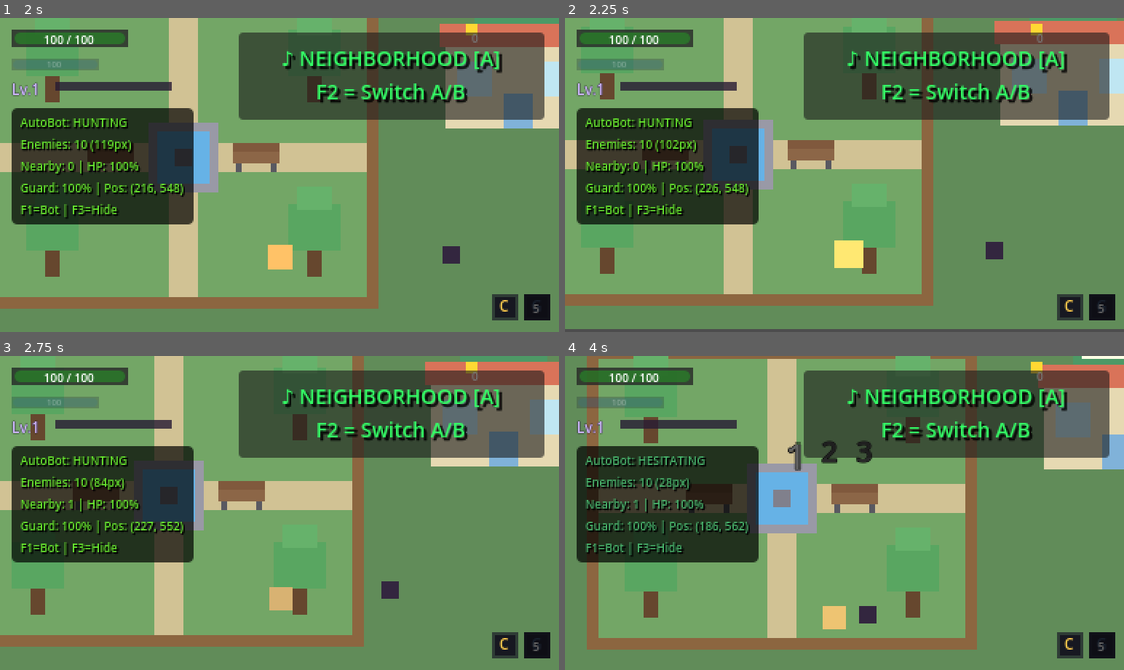
Above: before the commit, frames 1-4 (two rows, left to right).
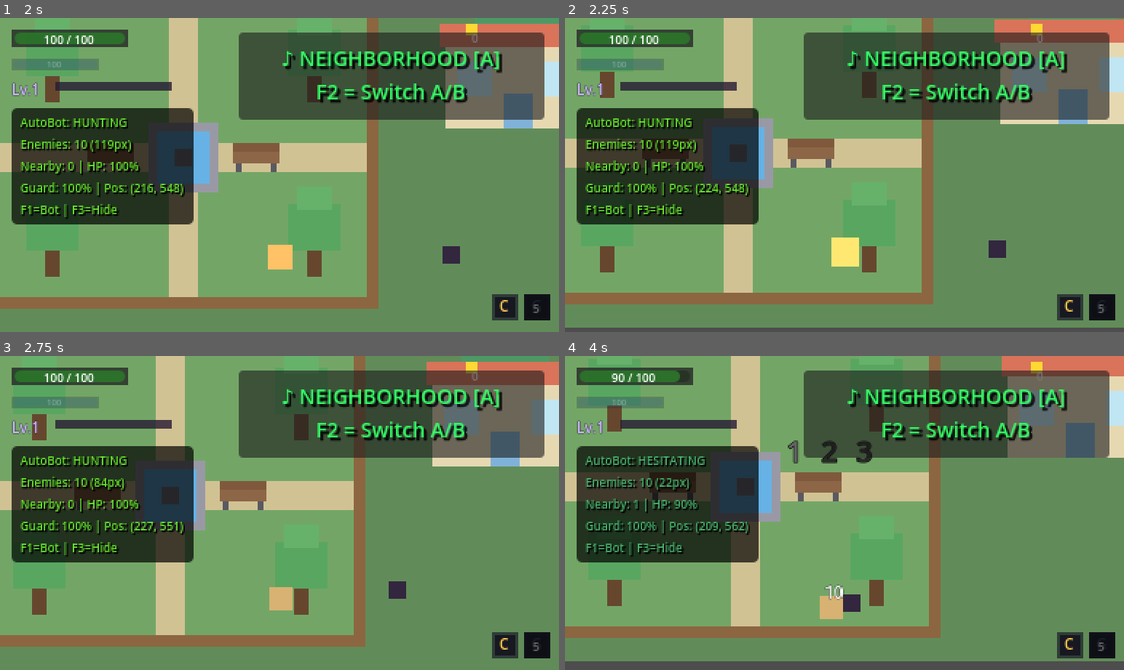
Above: after the commit, the same moments.

Repository: anthonyscry/momi-chronicles
Game: Godot game, scene res://ui/menus/title_screen.tscn
Same seed, same stepped clock (60 frames per second), same inputs: the game is played once before the commit and once after it.
Inputs (mouse positions are in pixels of both pictures, inside the frame that each line leads up to):
- Up to frame 1 (2 s): tap Enter (ui_accept) at 0.5, 0.77, 1.52 s; move the mouse to (402, 159) at 0.52 s; hold D (move_right) 0.53-1.28 s; hold Space (attack) 0.53-1.28 s; click (402, 159) at 0.67 s; move the mouse to (167, 190) at 1.27 s; hold S (move_down) from 1.28 s (still down); tap Space (attack) at 1.35 s
- Up to frame 2 (2.25 s): move the mouse to (900, 105) at 2.02 s; release S (move_down) at 2.03 s; hold D (move_right) from 2.03 s (still down); hold V (block) from 2.03 s (still down)
- Up to frame 3 (2.75 s): keep holding D (move_right); keep holding V (block); tap Space (attack) at 2.3 s
- Up to frame 4 (4 s): move the mouse to (816, 575) at 2.77 s; release D (move_right) at 2.78 s; release V (block) at 2.78 s; hold W (move_up) 2.78-3.53 s; tap Q (cycle_companion) at 2.85 s; click (816, 575) at 2.92 s; tap Enter (ui_accept) at 3.02, 3.77 s; tap Space (attack) at 3.05, 3.8 s; move the mouse to (1012, 560) at 3.52 s; hold A (move_left) from 3.53 s (still down); hold X (dodge) from 3.53 s (still down)

Frame 1 is identical in both runs. In frame 2, 2.5% of the frame differs, in the area x 0-100%, y 0-100%; in frame 3, 1.7%; in frame 4, 41%.

Commit message:
feat(polish): add combat juice effects
P1 Combat Feel Polish:
- Ground pound: shockwave ring, heavy shake, dust burst, ground cracks
- Charge attack: pulsing glow while charging, release flash/burst
- Parry: blue flash, spark burst, 'PARRY!' popup text
- Camera punch: quick zoom in/out on heavy hits
- Critical hits: bigger numbers with shake, red/gold styling, '!' suffix
- Enhanced damage numbers: outline, better scaling animation

Diff:
--- a/autoloads/effects_manager.gd
+++ b/autoloads/effects_manager.gd
@@ -118,6 +118,11 @@
 	Events.combo_completed.connect(_on_combo_completed)
 	Events.player_leveled_up.connect(_on_player_level_up)
 	Events.exp_gained.connect(_on_exp_gained)
+	# Combat juice - special abilities
+	Events.player_ground_pound_impact.connect(_on_ground_pound_impact)
+	Events.player_charge_started.connect(_on_charge_started)
+	Events.player_charge_released.connect(_on_charge_released)
+	Events.player_parried.connect(_on_parry_success)
 
 # =============================================================================
 # SPAWN EFFECTS
@@ -592,3 +597,291 @@
 	tween.tween_property(flash, "scale", Vector2(1.5, 1.5), 0.12)
 	tween.tween_property(flash, "modulate:a", 0.0, 0.12)
 	tween.chain().tween_callback(flash.queue_free)
+
+# =============================================================================
+# COMBAT JUICE - SPECIAL ABILITIES
+# =============================================================================
+
+## Ground pound impact - massive shockwave effect
+func _on_ground_pound_impact(damage: int, radius: float) -> void:
+	var player = get_tree().get_first_node_in_group("player")
+	if not player:
+		return
+
+	var pos = player.global_position
+
+	# Heavy screen shake
+	screen_shake(10.0, 0.35)
+
+	# Heavy hitstop
+	hitstop_heavy()
+
+	# Camera punch (zoom effect)
+	camera_punch(1.15, 0.2)
+
+	# Shockwave ring effect
+	_create_shockwave(pos, radius)
+
+	# Dust burst in all directions
+	for i in range(12):
+		var angle = i * TAU / 12
+		var dust_pos = pos + Vector2(cos(angle), sin(angle)) * 8
+		spawn_dust(dust_pos, Vector2(cos(angle), sin(angle)))
+
+	# Ground crack particles
+	_create_ground_crack_particles(pos)
+
+	# Screen flash
+	_flash_screen(Color(1, 0.8, 0.3, 0.3), 0.15)
+
+
+## Create expanding shockwave ring
+func _create_shockwave(pos: Vector2, radius: float) -> void:
+	# Create multiple expanding rings
+	for ring_idx in range(3):
+		var ring = _create_ring_sprite(pos)
+		var delay = ring_idx * 0.05
+		var target_scale = (radius / 10.0) * (1.0 + ring_idx * 0.3)
+
+		var tween = create_tween()
+		tween.tween_property(ring, "scale", Vector2(target_scale, target_scale), 0.4)\
+			.set_ease(Tween.EASE_OUT).set_trans(Tween.TRANS_QUAD).set_delay(delay)
+		tween.parallel().tween_property(ring, "modulate:a", 0.0, 0.4).set_delay(delay)
+		tween.tween_callback(ring.queue_free)
+
+
+## Create a ring sprite for shockwave
+func _create_ring_sprite(pos: Vector2) -> Node2D:
+	# Use ColorRect as placeholder ring (circle approximation)
+	var container = Node2D.new()
+	container.global_position = pos
+	container.z_index = 50
+	get_tree().current_scene.add_child(container)
+
+	# Create ring from multiple small rects
+	for i in range(16):
+		var angle = i * TAU / 16
+		var rect = ColorRect.new()
+		rect.size = Vector2(4, 4)
+		rect.position = Vector2(cos(angle), sin(angle)) * 10 - Vector2(2, 2)
+		rect.color = Color(1, 0.9, 0.5, 0.8)
+		container.add_child(rect)
+
+	return container
+
+
+## Create ground crack particle burst
+func _create_ground_crack_particles(pos: Vector2) -> void:
+	for i in range(8):
+		var particle = ColorRect.new()
+		particle.size = Vector2(3, 3)
+		particle.color = Color(0.6, 0.5, 0.3, 1)
+		particle.global_position = pos
+		particle.z_index = 5
+		get_tree().current_scene.add_child(particle)
+
+		var angle = randf() * TAU
+		var distance = randf_range(15, 35)
+		var end_pos = pos + Vector2(cos(angle), sin(angle)) * distance
+
+		var tween = create_tween()
+		tween.set_parallel(true)
+		tween.tween_property(particle, "global_position", end_pos, 0.3)\
+			.set_ease(Tween.EASE_OUT)
+		tween.tween_property(particle, "modulate:a", 0.0, 0.4)
+		tween.tween_callback(particle.queue_free)
+
+
+## Charge attack started - show charging glow
+var charge_glow_node: Node2D = null
+
+func _on_charge_started() -> void:
+	var player = get_tree().get_first_node_in_group("player")
+	if not player:
+		return
+
+	# Create charging glow effect
+	charge_glow_node = _create_charge_glow(player)
+
+
+func _create_charge_glow(target: Node2D) -> Node2D:
+	var glow = Node2D.new()
+	glow.name = "ChargeGlow"
+	glow.z_index = -1
+	target.add_child(glow)
+
+	# Pulsing glow circle
+	var circle = ColorRect.new()
+	circle.size = Vector2(24, 24)
+	circle.position = Vector2(-12, -12)
+	circle.color = Color(1, 0.6, 0.2, 0.4)
+	glow.add_child(circle)
+
+	# Animate pulsing
+	var tween = create_tween().set_loops()
+	tween.tween_property(circle, "scale", Vector2(1.3, 1.3), 0.3)
+	tween.tween_property(circle, "scale", Vector2(1.0, 1.0), 0.3)
+
+	# Color shift as charge builds
+	var color_tween = create_tween().set_loops()
+	color_tween.tween_property(circle, "color", Color(1, 0.3, 0.1, 0.6), 0.8)
+	color_tween.tween_property(circle, "color", Color(1, 0.6, 0.2, 0.4), 0.8)
+
+	return glow
+
+
+## Charge attack released - flash and effects
+func _on_charge_released(damage: int, charge_percent: float) -> void:
+	var player = get_tree().get_first_node_in_group("player")
+	if not player:
+		return
+
+	# Remove charge glow
+	if charge_glow_node and is_instance_valid(charge_glow_node):
+		charge_glow_node.queue_free()
+		charge_glow_node = null
+
+	# Scale effects based on charge percent
+	var intensity = 0.5 + charge_percent * 0.5  # 50% to 100%
+
+	# Screen shake scaled to charge
+	screen_shake(5.0 * intensity, 0.2)
+
+	# Hitstop for powerful charged hits
+	if charge_percent > 0.7:
+		hitstop_heavy()
+	else:
+		hitstop_light()
+
+	# Camera punch for fully charged
+	if charge_percent > 0.9:
+		camera_punch(1.1, 0.15)
+
+	# Release flash
+	var flash_color = Color(1, 0.8, 0.4, 0.4 * intensity)
+	_flash_screen(flash_color, 0.1)
+
+	# Burst particles
+	_create_charge_release_burst(player.global_position, charge_percent)
+
+
+func _create_charge_release_burst(pos: Vector2, charge_percent: float) -> void:
+	var particle_count = int(6 + charge_percent * 8)  # 6-14 particles
+
+	for i in range(particle_count):
+		var particle = ColorRect.new()
+		particle.size = Vector2(3 + charge_percent * 2, 3 + charge_percent * 2)
+		particle.color = Color(1, 0.7, 0.3, 1)
+		particle.global_position = pos
+		particle.z_index = 60
+		get_tree().current_scene.add_child(particle)
+
+		var angle = randf() * TAU
+		var speed = randf_range(40, 80) * (0.5 + charge_percent * 0.5)
+		var end_pos = pos + Vector2(cos(angle), sin(angle)) * speed * 0.3
+
+		var tween = create_tween()
+		tween.set_parallel(true)
+		tween.tween_property(particle, "global_position", end_pos, 0.25)\
+			.set_ease(Tween.EASE_OUT)
+		tween.tween_property(particle, "modulate:a", 0.0, 0.3)
+		tween.tween_callback(particle.queue_free)
+
+
+## Parry success - satisfying feedback
+func _on_parry_success(attacker: Node, reflected_damage: int) -> void:
+	var player = get_tree().get_first_node_in_group("player")
+	if not player:
+		return
+
+	var pos = player.global_position
+
+	# Medium screen shake
+	screen_shake(6.0, 0.2)
+
+	# Hitstop for impact
+	hitstop_heavy()
+
+	# Blue parry flash
+	_flash_screen(Color(0.3, 0.6, 1.0, 0.4), 0.15)
+
+	# Parry spark effect
+	_create_parry_sparks(pos)
+
+	# "PARRY!" text popup
+	_create_parry_text(pos)
+
+	# Camera punch
+	camera_punch(1.08, 0.12)
+
+
+func _create_parry_sparks(pos: Vector2) -> void:
+	# Blue/white sparks radiating outward
+	for i in range(10):
+		var spark = ColorRect.new()
+		spark.size = Vector2(4, 2)
+		spark.color = Color(0.5, 0.8, 1.0, 1)
+		spark.global_position = pos
+		spark.z_index = 70
+		spark.rotation = randf() * TAU
+		get_tree().current_scene.add_child(spark)
+
+		var angle = i * TAU / 10 + randf_range(-0.2, 0.2)
+		var end_pos = pos + Vector2(cos(angle), sin(angle)) * randf_range(20, 35)
+
+		var tween = create_tween()
+		tween.set_parallel(true)
+		tween.tween_property(spark, "global_position", end_pos, 0.2)\
+			.set_ease(Tween.EASE_OUT)
+		tween.tween_property(spark, "modulate:a", 0.0, 0.25)
+		tween.tween_callback(spark.queue_free)
+
+
+func _create_parry_text(pos: Vector2) -> void:
+	var label = Label.new()
+	label.text = "PARRY!"
+	label.add_theme_font_size_override("font_size", 14)
+	label.add_theme_color_override("font_color", Color(0.5, 0.8, 1.0))
+	label.add_theme_color_override("font_outline_color", Color(0.1, 0.2, 0.4))
+	label.add_theme_constant_override("outline_size", 2)
+	label.global_position = pos + Vector2(-25, -40)
+	label.z_index = 100
+	get_tree().current_scene.add_child(label)
+
+	# Pop and float animation
+	label.scale = Vector2(0.5, 0.5)
+	var tween = create_tween()
+	tween.tween_property(label, "scale", Vector2(1.2, 1.2), 0.1).set_ease(Tween.EASE_OUT)
+	tween.tween_property(label, "scale", Vector2(1.0, 1.0), 0.1)
+	tween.parallel().tween_property(label, "global_position:y", pos.y - 55, 0.6)
+	tween.tween_property(label, "modulate:a", 0.0, 0.3)
+	tween.tween_callback(label.queue_free)
+
+
+# =============================================================================
+# CAMERA PUNCH (ZOOM EFFECT)
+# =============================================================================
+
+var camera_punch_active: bool = false
+
+## Quick zoom in/out for impact feel
+func camera_punch(zoom_amount: float = 1.1, duration: float = 0.15) -> void:
+	if camera_punch_active:
+		return
+
+	var player = get_tree().get_first_node_in_group("player")
+	if not player or not player.has_node("Camera2D"):
+		return
+
+	var camera: Camera2D = player.get_node("Camera2D")
+	var original_zoom = camera.zoom
+	var punch_zoom = original_zoom * zoom_amount
+
+	camera_punch_active = true
+
+	var tween = create_tween()
+	tween.tween_property(camera, "zoom", punch_zoom, duration * 0.3)\
+		.set_ease(Tween.EASE_OUT).set_trans(Tween.TRANS_QUAD)
+	tween.tween_property(camera, "zoom", original_zoom, duration * 0.7)\
+		.set_ease(Tween.EASE_IN_OUT).set_trans(Tween.TRANS_QUAD)
+	tween.tween_callback(func(): camera_punch_active = false)
--- a/components/effects/damage_number.gd
+++ b/components/effects/damage_number.gd
@@ -8,6 +8,7 @@
 const SPREAD_RANGE: float = 10.0
 
 var start_position: Vector2
+var is_crit: bool = false
 
 func _ready() -> void:
 	hide()
@@ -20,27 +21,45 @@
 	# Add random horizontal spread
 	var spread = randf_range(-SPREAD_RANGE, SPREAD_RANGE)
 
+	# Critical hits get more dramatic animation
+	var float_dist = FLOAT_DISTANCE * (1.5 if is_crit else 1.0)
+	var duration = FLOAT_DURATION * (1.2 if is_crit else 1.0)
+
 	# Animate floating up and fading
 	var tween = create_tween()
 	tween.set_parallel(true)
 
 	# Float up with slight arc
 	tween.tween_property(self, "global_position",
-		start_position + Vector2(spread, -FLOAT_DISTANCE), FLOAT_DURATION)\
+		start_position + Vector2(spread, -float_dist), duration)\
 		.set_ease(Tween.EASE_OUT).set_trans(Tween.TRANS_QUAD)
 
-	# Scale pop
-	label.scale = Vector2(0.5, 0.5)
-	tween.tween_property(label, "scale", Vector2(1.2, 1.2), 0.1)\
-		.set_ease(Tween.EASE_OUT)
-	tween.chain().tween_property(label, "scale", Vector2(1.0, 1.0), 0.1)
+	# Scale pop - bigger for crits
+	var pop_scale = 1.6 if is_crit else 1.2
+	label.scale = Vector2(0.3 if is_crit else 0.5, 0.3 if is_crit else 0.5)
+	tween.tween_property(label, "scale", Vector2(pop_scale, pop_scale), 0.12)\
+		.set_ease(Tween.EASE_OUT).set_trans(Tween.TRANS_BACK)
+	tween.chain().tween_property(label, "scale", Vector2(1.0, 1.0), 0.15)
+
+	# Shake for crits
+	if is_crit:
+		_shake_label()
 
 	# Fade out near end
-	tween.tween_property(label, "modulate:a", 0.0, FLOAT_DURATION * 0.4)\
-		.set_delay(FLOAT_DURATION * 0.6)
+	tween.tween_property(label, "modulate:a", 0.0, duration * 0.4)\
+		.set_delay(duration * 0.6)
 
 	tween.set_parallel(false)
 	tween.tween_callback(_on_complete)
+
+
+func _shake_label() -> void:
+	# Quick shake animation for critical hits
+	var shake_tween = create_tween()
+	for i in range(4):
+		var offset = Vector2(randf_range(-3, 3), randf_range(-2, 2))
+		shake_tween.tween_property(label, "position", offset, 0.03)
+	shake_tween.tween_property(label, "position", Vector2.ZERO, 0.03)
 
 
 func _on_complete() -> void:
@@ -52,12 +71,17 @@
 func setup(params: Dictionary) -> void:
 	var amount: int = params.get("amount", 0)
 	var is_critical: bool = params.get("is_critical", false)
-
-	label.text = str(amount)
+	is_crit = is_critical
 
 	if is_critical:
-		label.add_theme_color_override("font_color", Color(1, 0.3, 0.3))
-		label.add_theme_font_size_override("font_size", 12)
+		label.text = str(amount) + "!"
+		label.add_theme_color_override("font_color", Color(1, 0.2, 0.2))
+		label.add_theme_color_override("font_outline_color", Color(1, 0.8, 0.2))
+		label.add_theme_constant_override("outline_size", 2)
+		label.add_theme_font_size_override("font_size", 14)
 	else:
+		label.text = str(amount)
 		label.add_theme_color_override("font_color", Color(1, 1, 1))
-		label.add_theme_font_size_override("font_size", 8)
+		label.add_theme_color_override("font_outline_color", Color(0, 0, 0))
+		label.add_theme_constant_override("outline_size", 1)
+		label.add_theme_font_size_override("font_size", 10)
Binary file changed: screenshot.png
